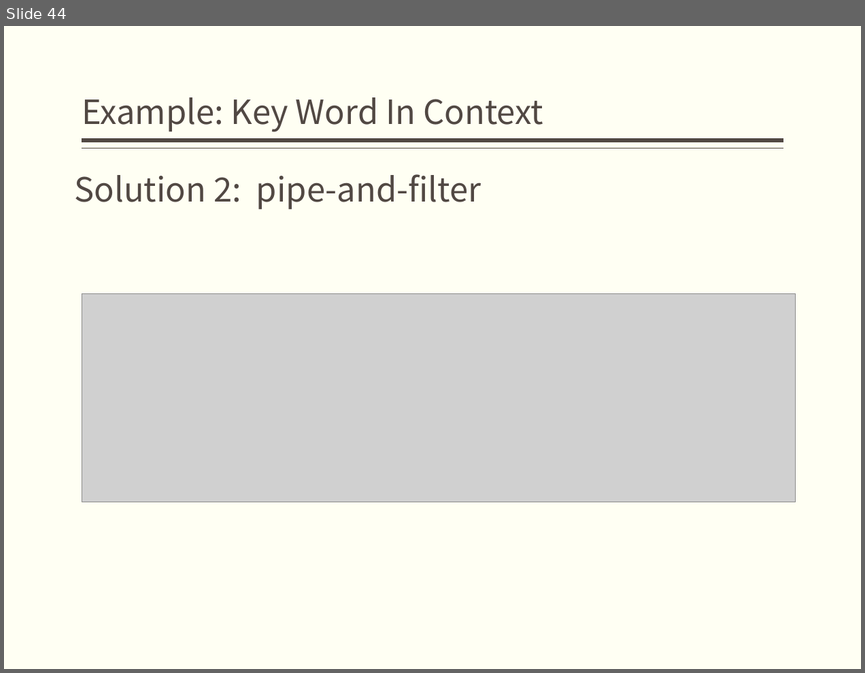
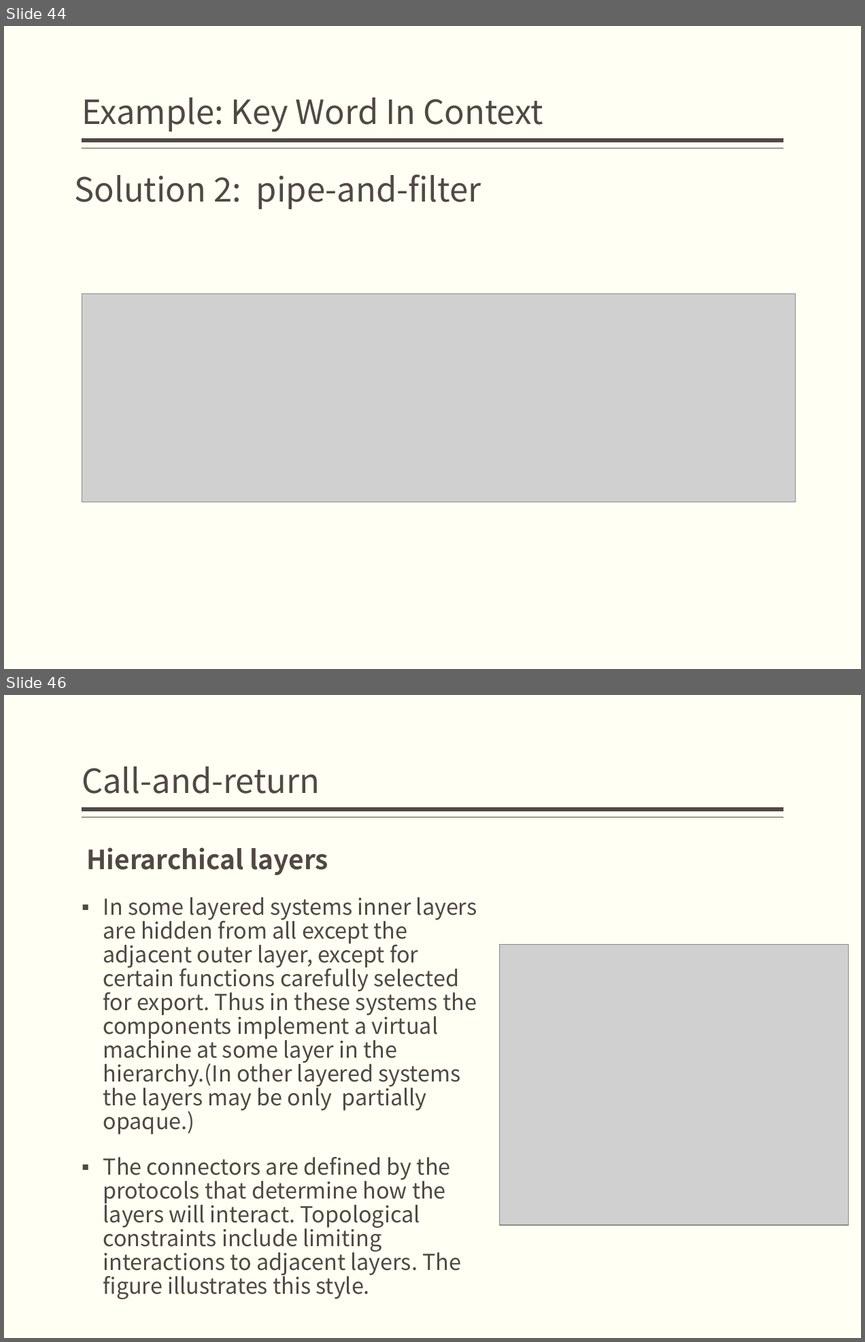
Before and after one commit to bonkboykz/jz81.github.io, a slide deck: course/sa/LectureNotes/(Spring2018)Lecture2.pptx. Shown one above the other, each under a label of ours: slide 44 before the commit, slides 44 and 46 after it; the slides between them are not shown. The pictures are 865x673 and 865x1342 pixels, drawn with LibreOffice and Linux fonts; fonts in the diff are those of the drawing; grey boxes stand for pictures. Boxes give left, top, right and bottom in pixels: in the first picture for what was removed or moved away, otherwise in the second. Text is boxed around its words. In the diff, an @@ line names an element or a change of style, - is before the commit and + after.

```diff
--- a/course/sa/LectureNotes/(Spring2018)Lecture2.pptx
+++ b/course/sa/LectureNotes/(Spring2018)Lecture2.pptx
@@ slide 46 added at (x1=4, y1=695, x2=861, y2=1338), background #FFFFF3; not listed: 2 template elements that a slide beside it also shows @@
@@ title added at (x1=82, y1=766, x2=320, y2=794), 28 pt, text #514843 @@
+Call-and-return
@@ text added at (x1=86, y1=847, x2=477, y2=1299), 18.5 pt, text #514843 @@
+Hierarchical layers
+▪ In some layered systems inner layers are hidden from all except the adjacent outer layer, except for certain functions carefully selected for export. Thus in these systems the components implement a virtual machine at some layer in the hierarchy.(In other layered systems the layers may be only partially opaque.)
+▪ The connectors are defined by the protocols that determine how the layers will interact. Topological constraints include limiting interactions to adjacent layers. The figure illustrates this style.
@@ picture added at (x1=499, y1=945, x2=848, y2=1225) @@
```
Also in this commit, not shown: 2 slides changed, 5 other slides added, 1 other file.
